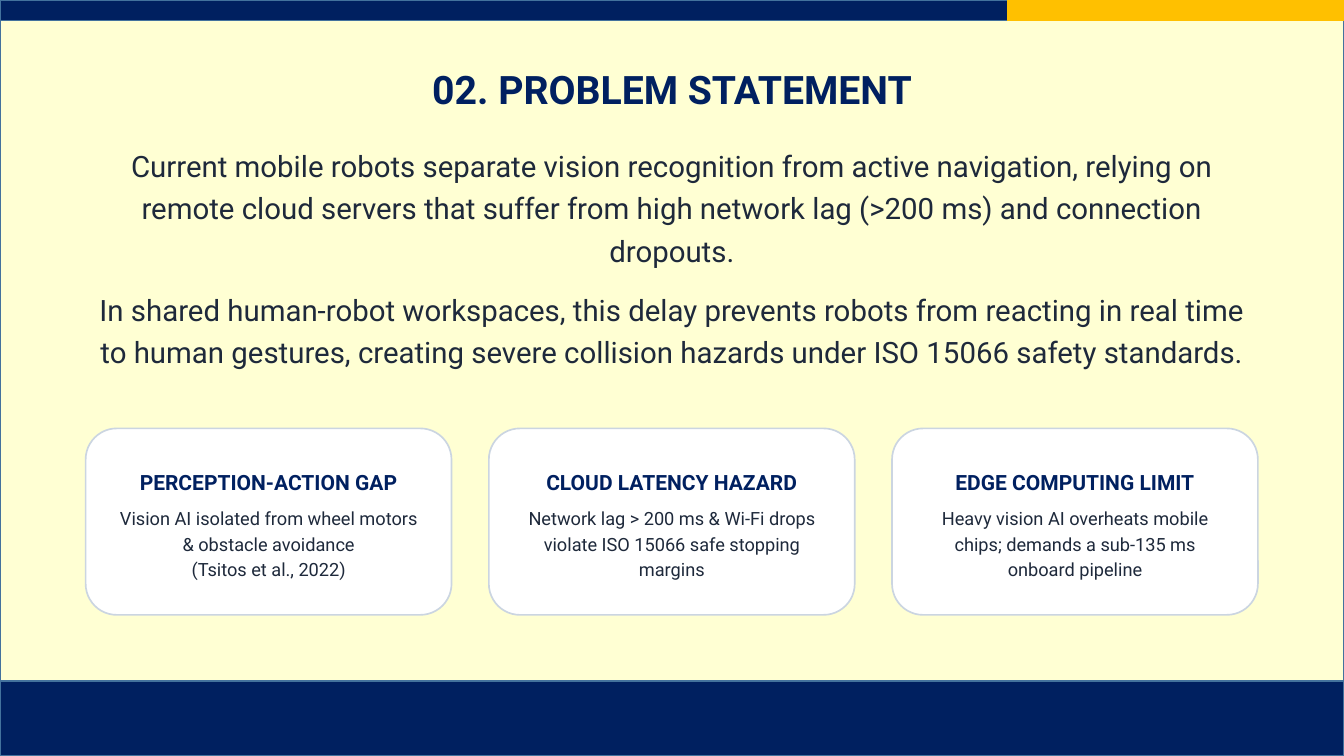
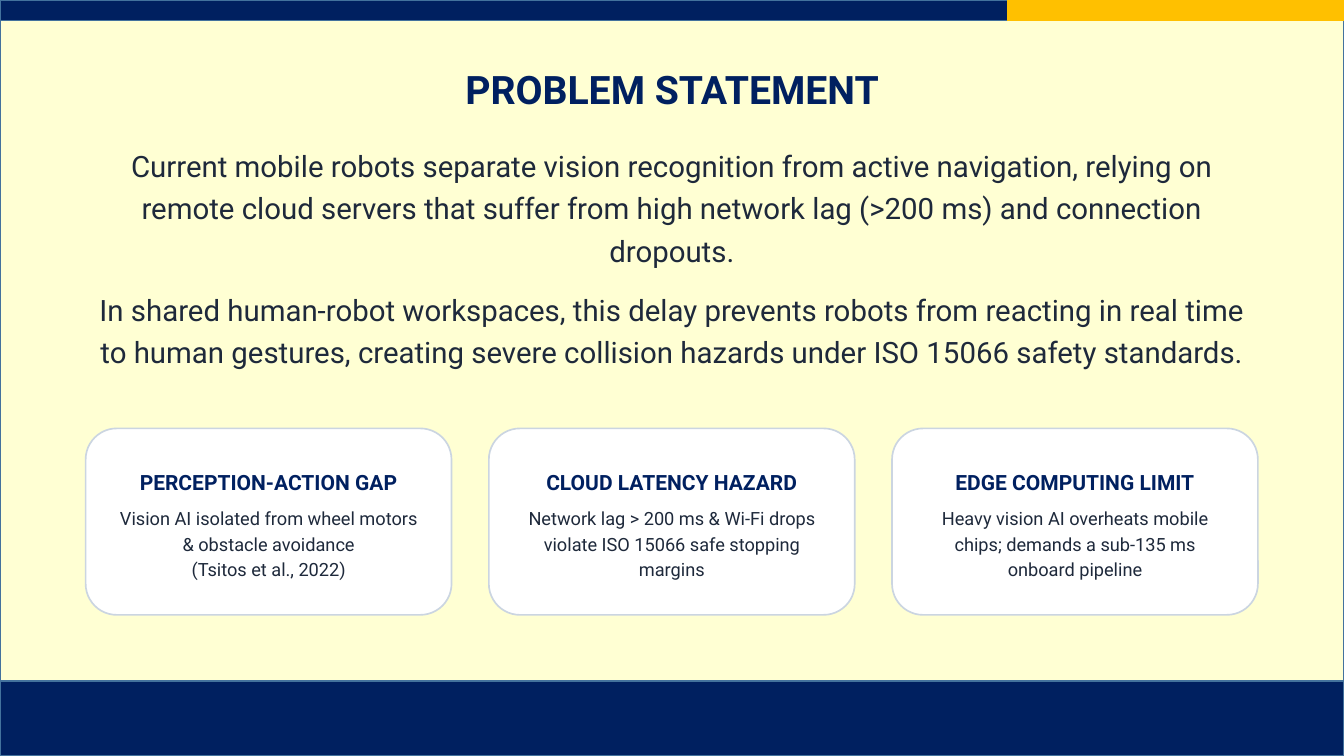
Before and after one commit to AJFACULTY/Intention-Recognition, a slide deck: slide 4 of write_up/Project Final Defense Slides_FINAL.pptx. Drawn at 1344x756 pixels with LibreOffice and Linux fonts; fonts in the diff are those of the drawing; background and template pictures are left out. Boxes give left, top, right and bottom in pixels: in the first picture for what was removed or moved away, otherwise in the second. Text is boxed around its words. In the diff, an @@ line names an element or a change of style, - is before the commit and + after.

Commit message:
fix: remove unproven eye blink wording, harmonize all 15 slide titles with outline, and eliminate discrepancies

```diff
--- a/write_up/Project Final Defense Slides_FINAL.pptx
+++ b/write_up/Project Final Defense Slides_FINAL.pptx
@@ title at (465,75,879,105): text changed @@
-02. PROBLEM STATEMENT
+PROBLEM STATEMENT
```
Also in this commit, not shown: 12 other slides changed, 15 other files.
